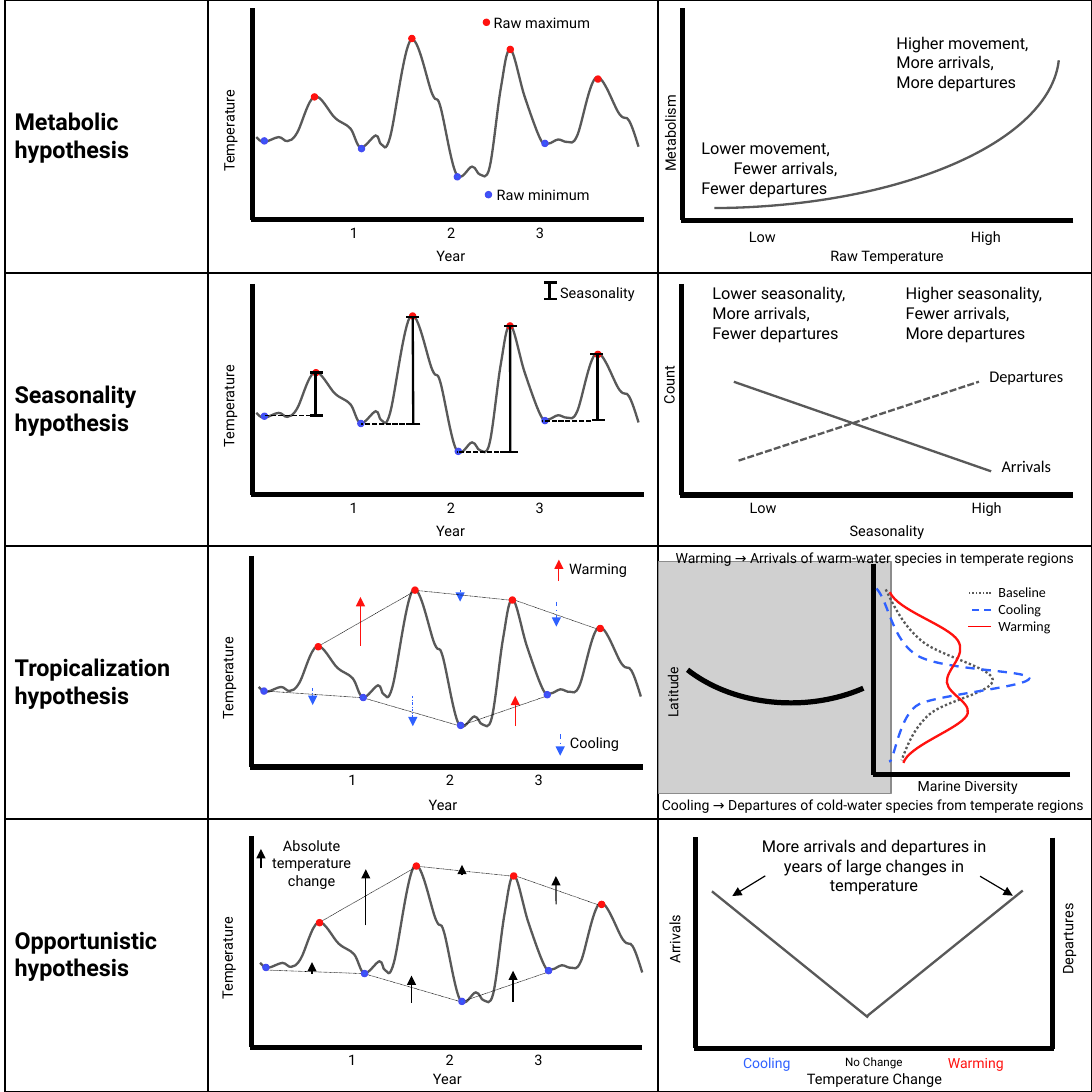
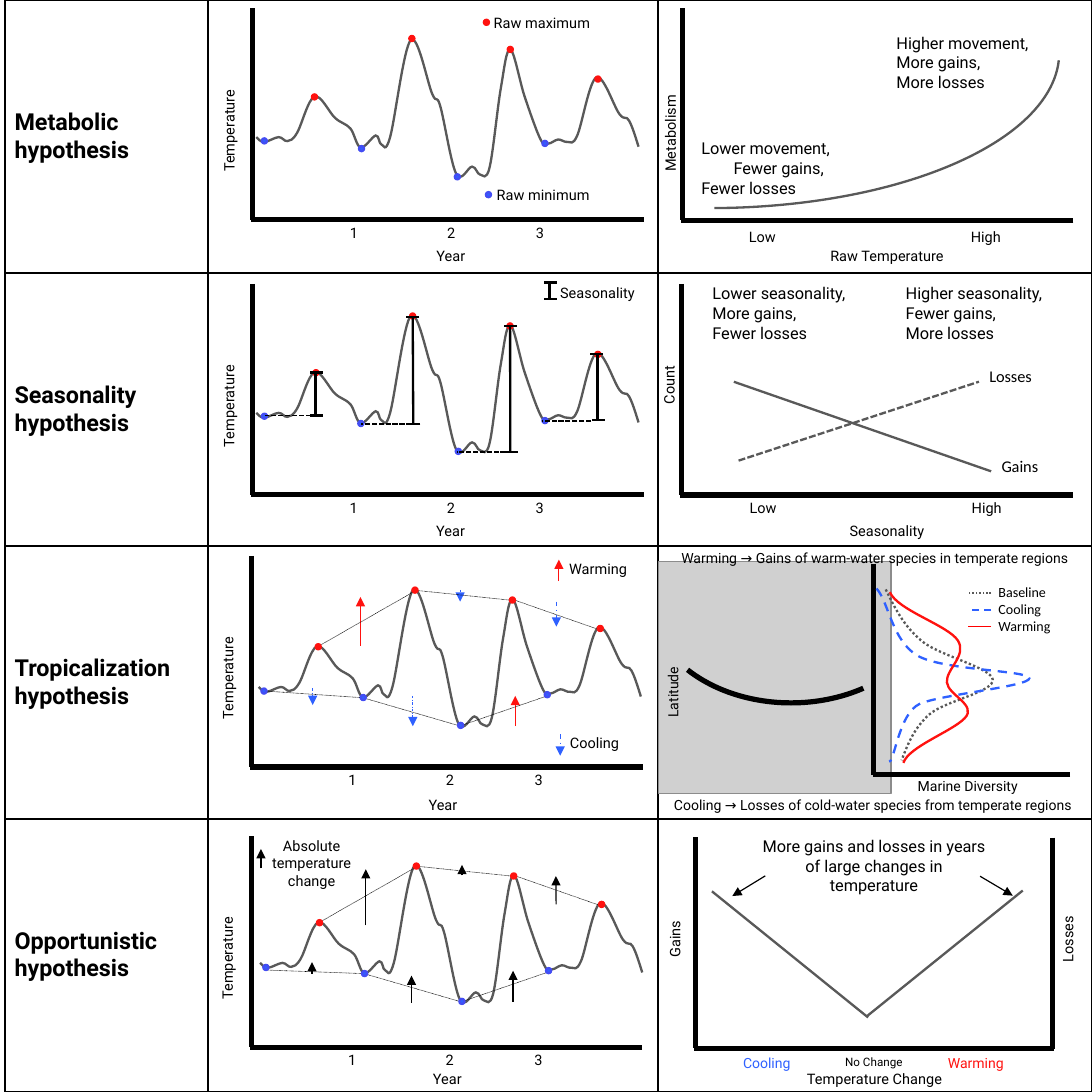
Before and after one commit to zoekitchel/arrivals-departures, a slide deck: slide 1 of figures/Figure1/figure1_finalforpdf.pptx. Drawn at 1092x1092 pixels with LibreOffice and Linux fonts; fonts in the diff are those of the drawing; grey boxes stand for pictures. Boxes give left, top, right and bottom in pixels: in the first picture for what was removed or moved away, otherwise in the second. Text is boxed around its words. In the diff, an @@ line names an element or a change of style, - is before the commit and + after.

```diff
--- a/figures/Figure1/figure1_finalforpdf.pptx
+++ b/figures/Figure1/figure1_finalforpdf.pptx
@@ text at [896, 56, 985, 88]: text changed @@
-More arrivals,
-More departures
+More gains,
+More losses
@@ text at [701, 142, 830, 194]: text changed @@
-Lower movement, Fewer arrivals,
-Fewer departures
+Lower movement, Fewer gains,
+Fewer losses
@@ text at [712, 307, 807, 339]: text changed @@
-More arrivals,
-Fewer departures
+More gains,
+Fewer losses
@@ text at [906, 307, 995, 339]: text changed @@
-Fewer arrivals,
-More departures
+Fewer gains,
+More losses
@@ text at [989, 371, 1032, 382]: text changed @@
-Departures
+Losses
@@ text at [1002, 460, 1039, 472]: text changed @@
-Arrivals
+Gains
@@ text at [681, 550, 1068, 567]: text changed @@
-Warming → Arrivals of warm-water species in temperate regions
+Warming → Gains of warm-water species in temperate regions
@@ text at [674, 799, 1071, 813]: text changed @@
-Cooling → Departures of cold-water species from temperate regions
+Cooling → Losses of cold-water species from temperate regions
@@ text at [763, 839, 985, 895]: text changed @@
-More arrivals and departures in years of large changes in temperature
+More gains and losses in years of large changes in temperature
@@ text at [665, 924, 684, 956]: text changed @@
-Arrivals
+Gains
@@ text at [1058, 920, 1077, 961]: text changed @@
-Departures
+Losses
```
Also in this commit, not shown: 11 other files.
